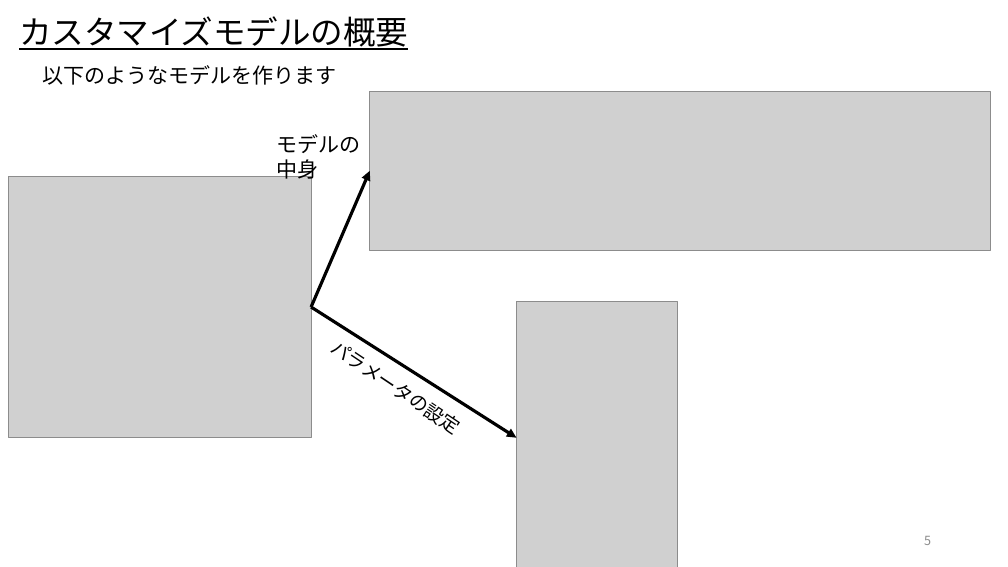
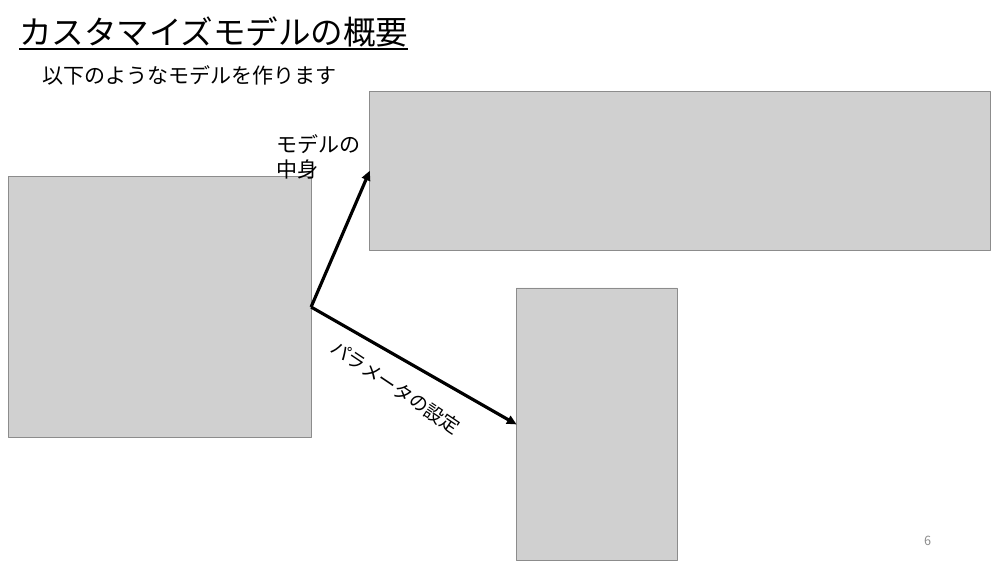
Before and after one commit to UedaShigenori/OpenModelica_Tutorials_Ja, a slide deck: slide 6 of 4_CustomizeModel2_ParallelSprings/OpenModelica_Tutorials_4.pptx (slide 5 before the commit). Drawn at 1008x567 pixels with LibreOffice and Linux fonts; fonts in the diff are those of the drawing; grey boxes stand for pictures. Boxes give left, top, right and bottom in pixels: in the first picture for what was removed or moved away, otherwise in the second. Text is boxed around its words. In the diff, an @@ line names an element or a change of style, - is before the commit and + after.

```diff
--- a/4_CustomizeModel2_ParallelSprings/OpenModelica_Tutorials_4.pptx
+++ b/4_CustomizeModel2_ParallelSprings/OpenModelica_Tutorials_4.pptx
@@ picture: place and size @@
-picture at box(516, 301, 678, 567)
+picture at box(516, 288, 678, 561)
@@ arrow moved from (312, 307) - (516, 438) to (312, 307) - (516, 424) @@
@@ page number at box(924, 536, 931, 545): text changed @@
-5
+6
```
Also in this commit, not shown: 2 other slides changed, 1 slide added, 3 other files.
